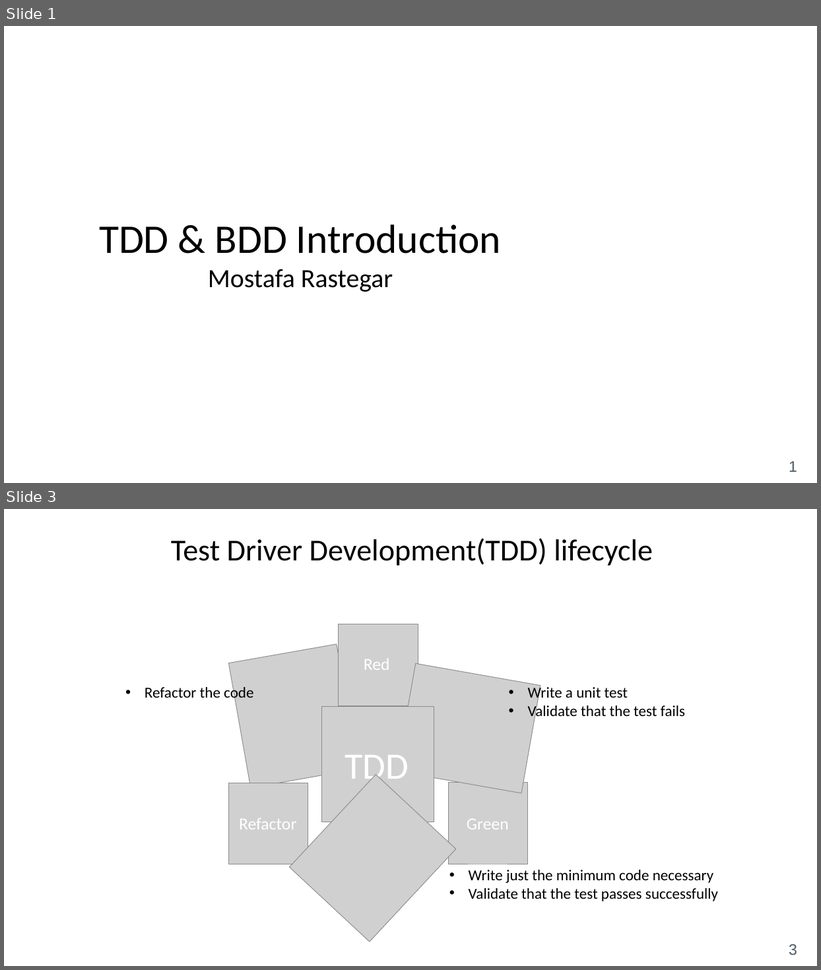
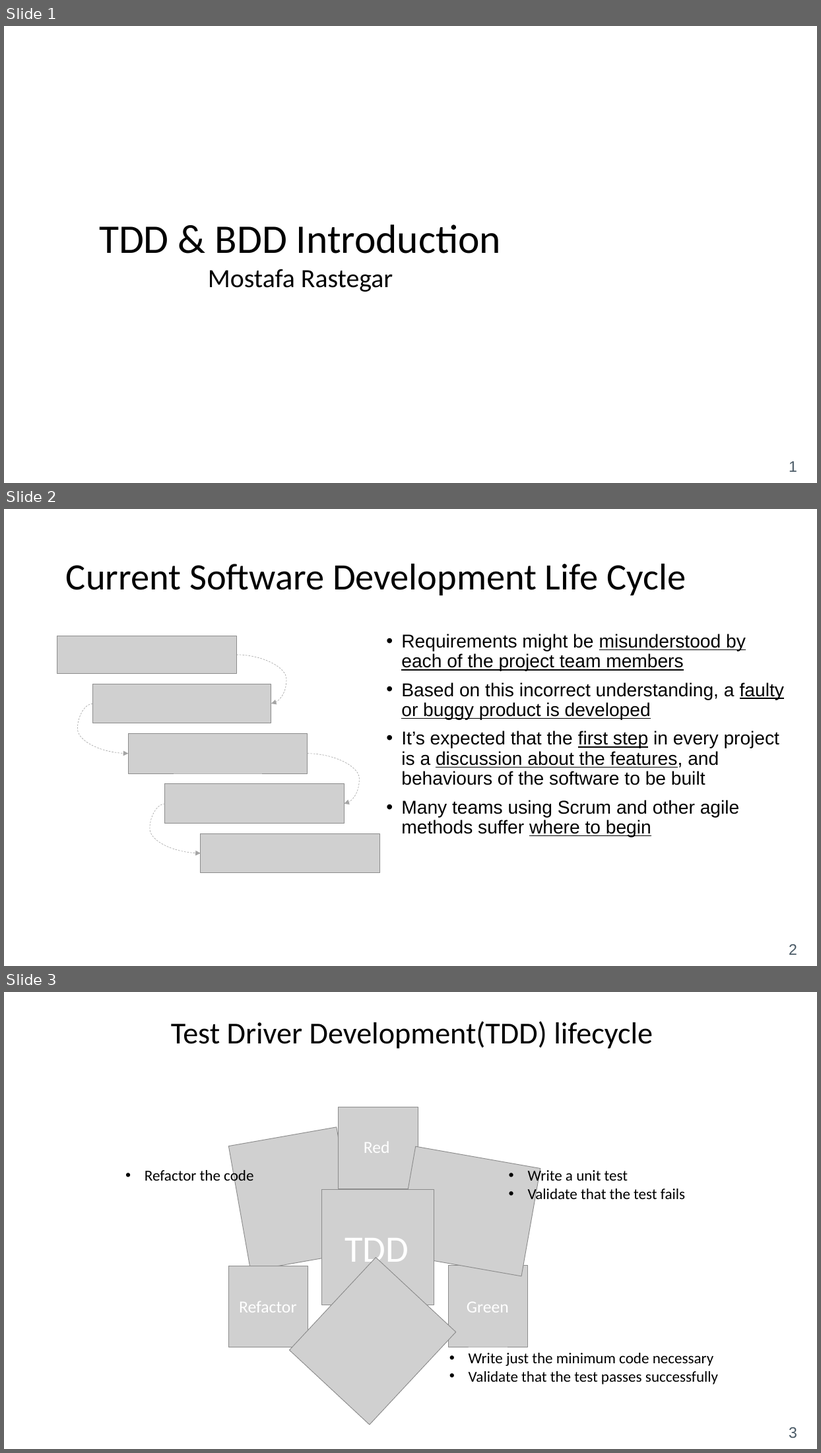
Before and after one commit to mostafarastgar/mockito-project, a slide deck: TDD_BDD Introduction.pptx. Shown one above the other, each under a label of ours: slides 1 and 3 before the commit, slides 1, 2 and 3 after it; the slides between them are not shown. The pictures are 821x970 and 821x1453 pixels, drawn with LibreOffice and Linux fonts; fonts in the diff are those of the drawing; grey boxes stand for pictures. Boxes give left, top, right and bottom in pixels: in the first picture for what was removed or moved away, otherwise in the second. Text is boxed around its words. In the diff, an @@ line names an element or a change of style, - is before the commit and + after.

```diff
--- a/TDD_BDD Introduction.pptx
+++ b/TDD_BDD Introduction.pptx
@@ slide 2 added at [4, 509, 817, 966], background #FFFFFF; not listed: 1 template element that a slide beside it also shows @@
@@ title added at [66, 563, 686, 595], 44 pt, text #000000 @@
+Current Software Development Life Cycle
@@ picture added at [57, 636, 237, 674] @@
@@ text added at [401, 634, 784, 838], 22 pt, text #000000 @@
+• Requirements might be misunderstood by each of the project team members
+• Based on this incorrect understanding, a faulty or buggy product is developed
+• It’s expected that the first step in every project is a discussion about the features, and behaviours of the software to be built
+• Many teams using Scrum and other agile methods suffer where to begin
@@ curved arrow added from (236, 655) to (271, 704), #A5A5A5 0.5 pt dashed @@
@@ picture added at [93, 685, 272, 723] @@
@@ curved arrow added from (93, 704) to (129, 754), #A5A5A5 0.5 pt dashed @@
@@ picture added at [129, 733, 308, 774] @@
@@ curved arrow added from (308, 754) to (345, 804), #A5A5A5 0.5 pt dashed @@
@@ picture added at [165, 784, 345, 824] @@
@@ curved arrow added from (165, 804) to (201, 854), #A5A5A5 0.5 pt dashed @@
@@ picture added at [201, 834, 380, 873] @@
```
Also in this commit, not shown: 2 slides changed, 3 other slides added, 2 other files.
